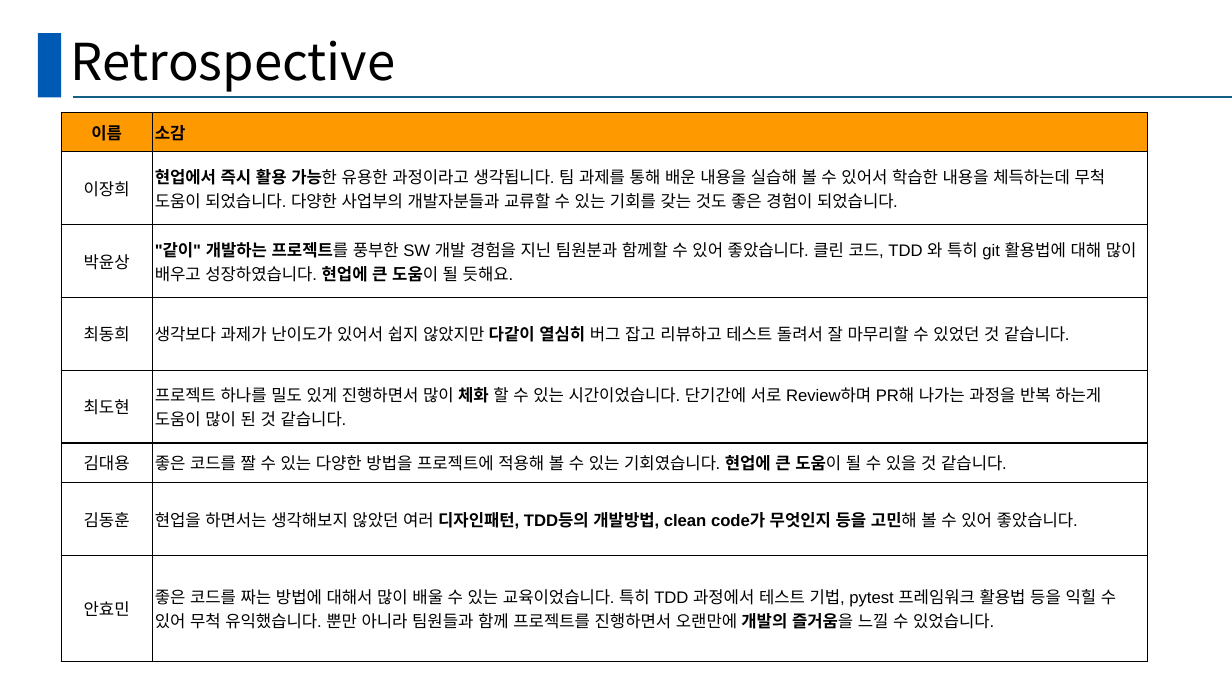
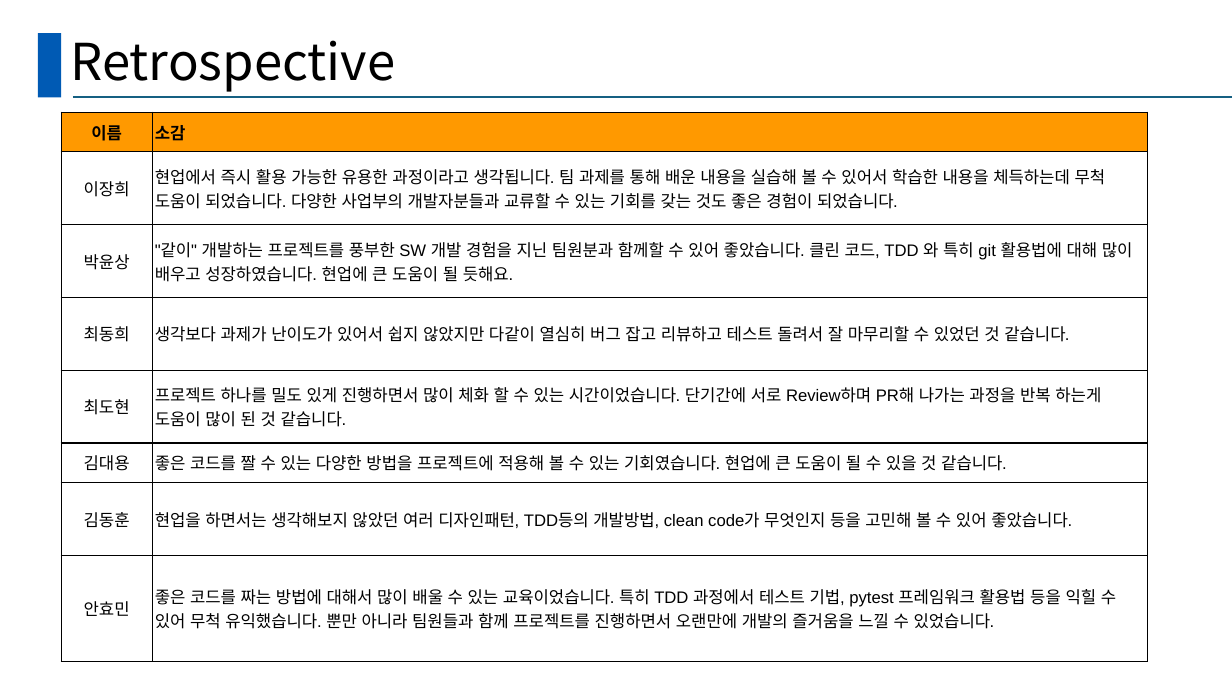
Before and after one commit to Hyominii/ssd, a slide deck: slide 13 of SSD_B_BestReviewer.pptx. Drawn at 1232x693 pixels with LibreOffice and Linux fonts; fonts in the diff are those of the drawing. Boxes give left, top, right and bottom in pixels: in the first picture for what was removed or moved away, otherwise in the second. Text is boxed around its words. In the diff, an @@ line names an element or a change of style, - is before the commit and + after.

```diff
--- a/SSD_B_BestReviewer.pptx
+++ b/SSD_B_BestReviewer.pptx
@@ table at (61,112,1147,662) @@
@@ bold off in "현업에서 즉시 활용 가능한", ""같이" 개발하는 프로젝트를 현업에 큰 도움이", "다같이 열심히", "체화" and 3 more places @@
```
Also in this commit, not shown: 7 other slides changed, 1 slide added.
